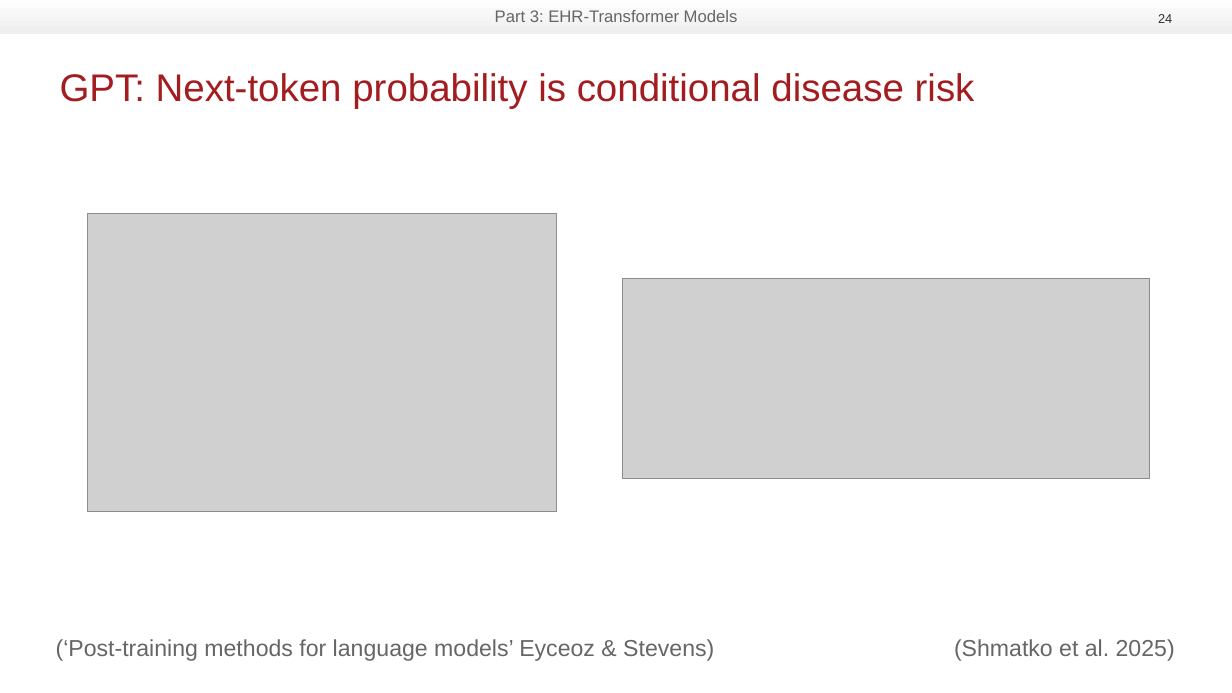
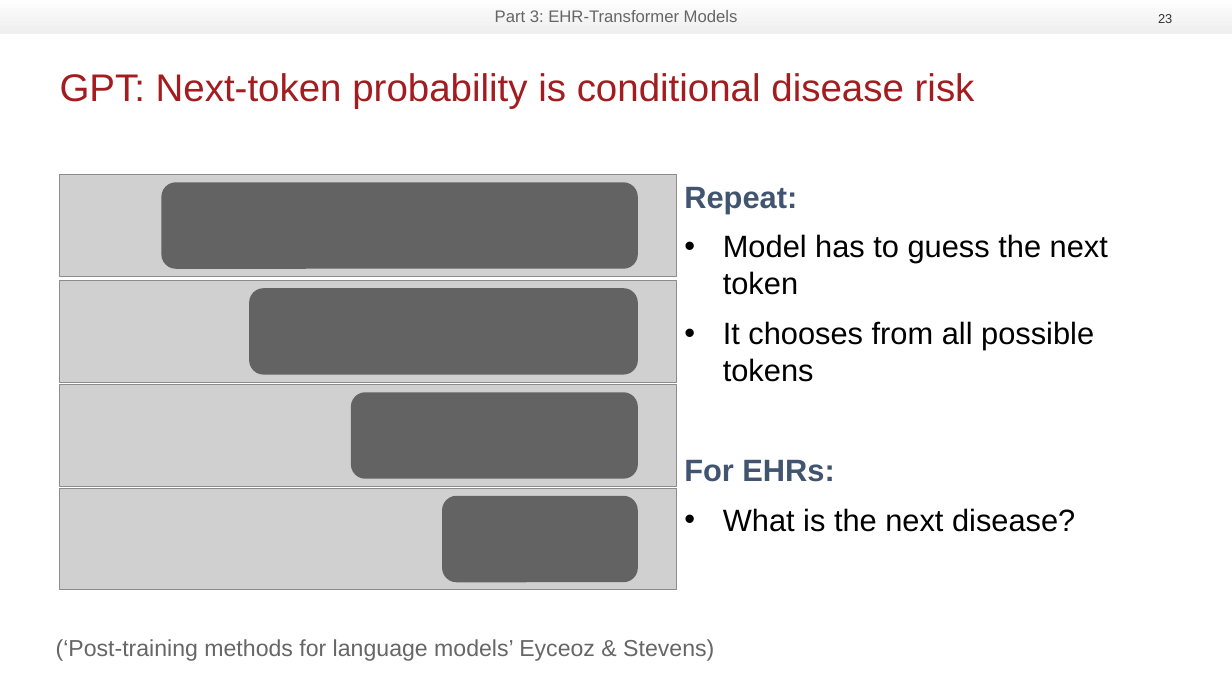
Before and after one commit to RasmussenLab/integrative_post_gwas_methods_course, a slide deck: slide 23 of slides/EHR transformer presentation 20260825.pptx (slide 24 before the commit). Drawn at 1232x693 pixels with LibreOffice and Linux fonts; fonts in the diff are those of the drawing; grey boxes stand for pictures; background and template pictures are left out. Boxes give left, top, right and bottom in pixels: in the first picture for what was removed or moved away, otherwise in the second. Text is boxed around its words. In the diff, an @@ line names an element or a change of style, - is before the commit and + after.

```diff
--- a/slides/EHR transformer presentation 20260825.pptx
+++ b/slides/EHR transformer presentation 20260825.pptx
@@ page number at (1158,14,1172,23): text changed @@
-24
+23
@@ picture added at (59,175,677,276) @@
@@ rounded rectangle added at (162,182,639,269), fill #636363 @@
@@ text added at (684,187,1108,532), 24 pt, text #000000 @@
+Repeat:
+• Model has to guess the next token
+• It chooses from all possible tokens
+For EHRs:
+• What is the next disease?
@@ picture: place and size @@
-picture at (87,213,555,512)
+picture at (59,281,677,383)
@@ rounded rectangle added at (250,288,639,375), fill #636363 @@
@@ picture removed at (622,278,1150,479) @@
@@ picture added at (59,384,677,486) @@
@@ rounded rectangle added at (351,393,639,480), fill #636363 @@
@@ picture added at (59,488,677,590) @@
@@ rounded rectangle added at (442,496,638,583), fill #636363 @@
@@ text removed at (954,639,1175,661) @@
-(Shmatko et al. 2025)
```
Also in this commit, not shown: 18 other slides changed, 1 slide added, 1 slide removed.
